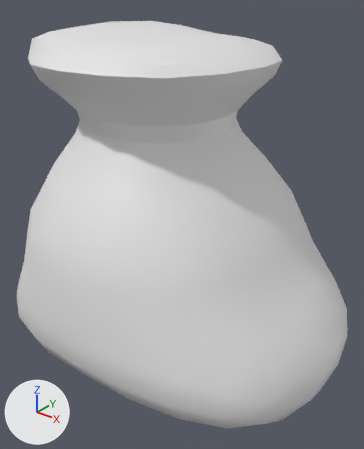
The FBX model Assets/Artists/Nien/FBX/HealingBag.fbx, before and after one commit.
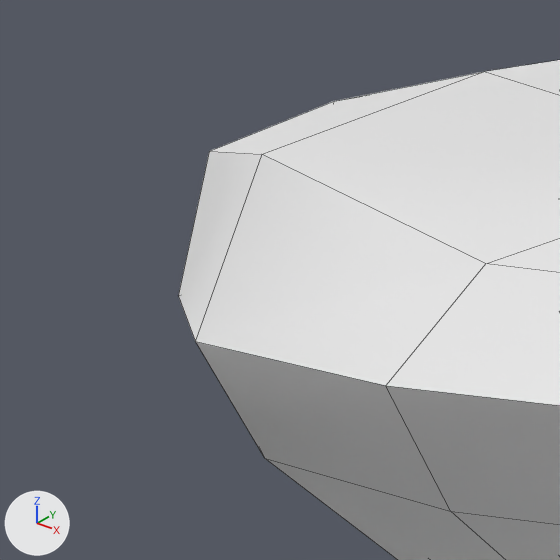
The first picture shows the older version from a 50 mm lens placed at (0.482, -0.541, 0.528), pointed at (0.054, -0.006, 0.197). The close-ups show both versions on the part from 1% to 22% of the width and 4% to 21% of the height of that picture; other places that the commit changed are outside them. Lighting does not change. The marker at lower left points along +X, +Y and +Z. The close-ups show mesh edges as thin lines. Where no turn or scale is listed for an object, it has been applied to the vertices.

Objects in the first close-up: 'HealthBag'.
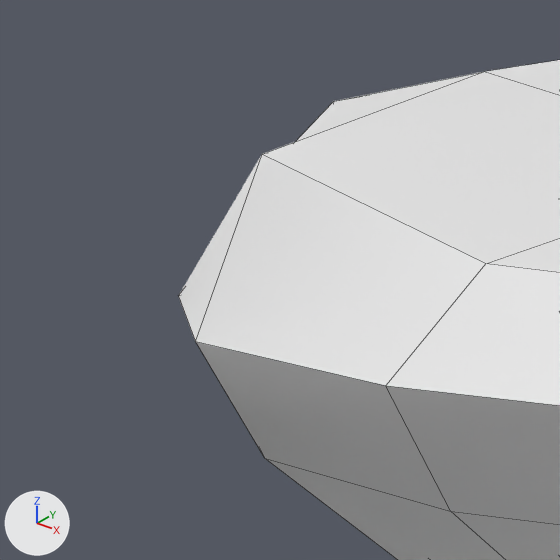
Where the change shows, as pixel boxes (x1, y1, x2, y2) in the close-ups (560 x 560 px; the box of a moved part takes in the faces that stretch with it):
```json
{"object": "HealthBag", "change": "reshaped", "before": [178, 60, 560, 560], "after": [179, 60, 560, 560]}
{"part": 1, "of": "me_cube_002", "change": "moved or reshaped", "before": [178, 72, 481, 341], "after": [179, 72, 481, 341]}
```

The change, as JSON lines over the scene's bpy script:
```json
{"block": "me_cube_002", "where": "me_cube_002.from_pydata(...)  # 322 vertices, 328 faces; spans x -0.24..0.281, y -0.221..0.219, z -0.221..0.285"}
{"block": "me_cube_002", "where": "# used by ob_healthbag; location = (0.024, 0.0023, 0.1895)"}
{"block": "me_cube_002", "change": "me_cube_002 part 1"}
{"op": "set", "path": "me_cube_002.vertices[8].co", "old": "(-0.139, -0.114, 0.269)", "new": "(-0.128, -0.106, 0.269)", "note": "pixel (209, 151) -> not seen"}
```
